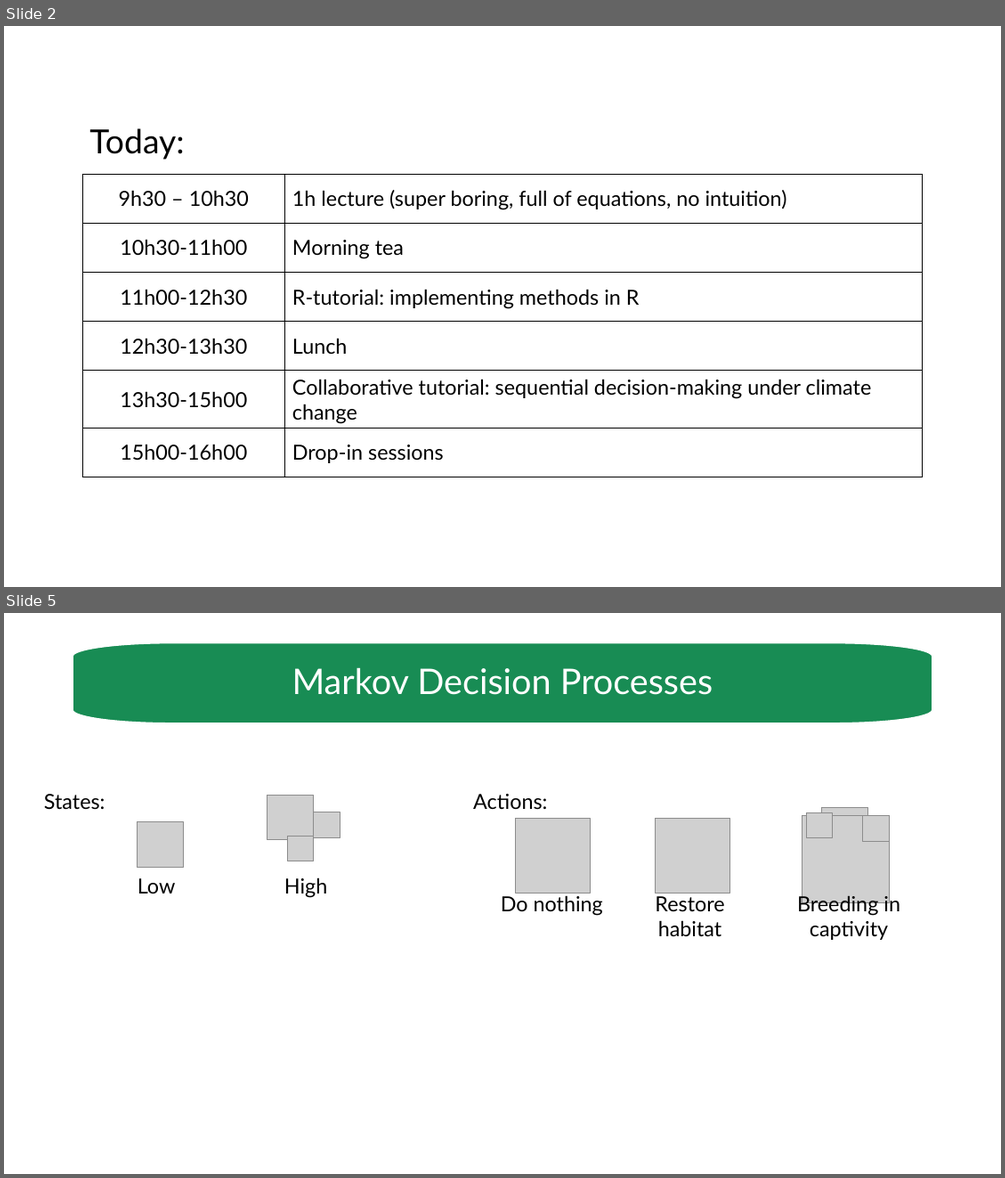
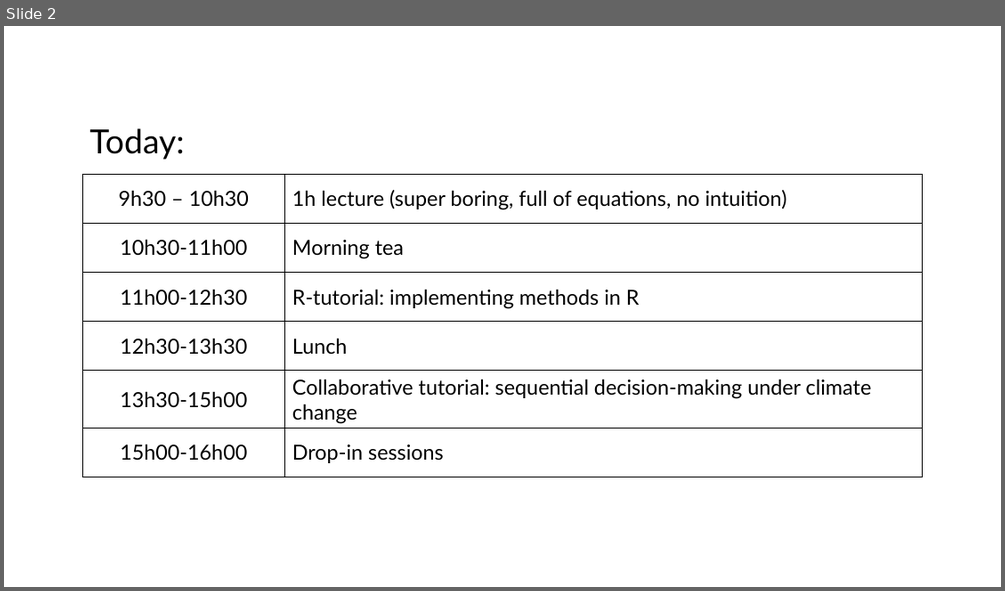
Before and after one commit to luzvpascal/MDPworkshop, a slide deck: slides/workshop-1.pptx. Shown one above the other, each under a label of ours: slides 2 and 5 before the commit, slide 2 after it; the slides between them are not shown. The pictures are 1005x1178 and 1005x591 pixels, drawn with LibreOffice and Linux fonts; fonts in the diff are those of the drawing; grey boxes stand for pictures. Boxes give left, top, right and bottom in pixels: in the first picture for what was removed or moved away, otherwise in the second. Text is boxed around its words. In the diff, an @@ line names an element or a change of style, - is before the commit and + after.

```diff
--- a/slides/workshop-1.pptx
+++ b/slides/workshop-1.pptx
@@ slide 5 removed at <box>4,613,1001,1174</box>, background #FFFFFF @@
@@ freeform shape removed at <box>73,643,933,723</box> @@
-Markov Decision Processes
@@ text removed at <box>44,794,105,810</box> @@
-States:
@@ picture removed at <box>267,795,314,840</box> @@
@@ text removed at <box>473,794,547,810</box> @@
-Actions:
@@ picture removed at <box>138,821,184,867</box> @@
@@ picture removed at <box>314,811,340,837</box> @@
@@ picture removed at <box>515,818,590,892</box> @@
@@ picture removed at <box>655,818,730,892</box> @@
@@ group removed at <box>802,807,890,903</box>: 4 pictures @@
@@ picture removed at <box>287,835,314,861</box> @@
@@ text removed at <box>138,878,176,893</box> @@
-Low
@@ text removed at <box>284,877,327,898</box> @@
-High
@@ text removed at <box>501,892,603,916</box> @@
-Do nothing
@@ text removed at <box>655,892,724,936</box> @@
-Restore habitat
@@ text removed at <box>797,892,900,940</box> @@
-Breeding in captivity
```
Also in this commit, not shown: 1 slide changed, 10 slides added, 1 other slide removed, 2 other files.
